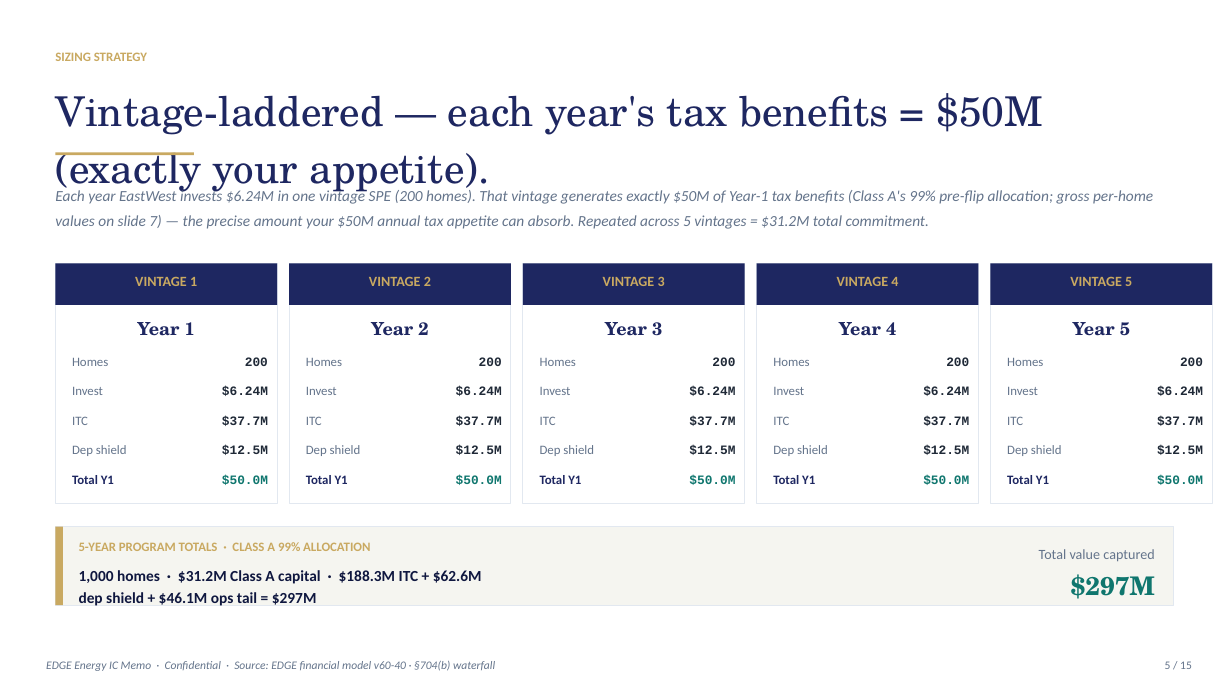
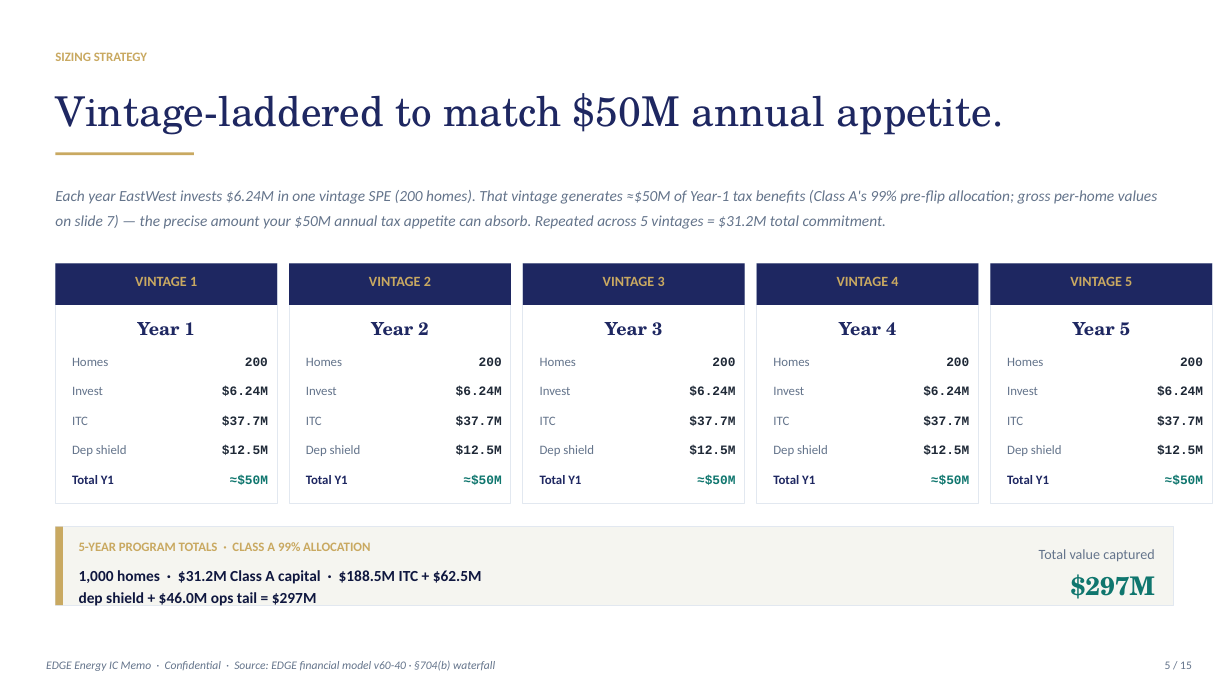
Before and after one commit to allurecg/Financial-Model, a slide deck: slide 5 of EDGE-EastWest-Bank-TaxEquity-IC-Memo.pptx. Drawn at 1232x693 pixels with LibreOffice and Linux fonts; fonts in the diff are those of the drawing. Boxes give left, top, right and bottom in pixels: in the first picture for what was removed or moved away, otherwise in the second. Text is boxed around its words. In the diff, an @@ line names an element or a change of style, - is before the commit and + after.

```diff
--- a/EDGE-EastWest-Bank-TaxEquity-IC-Memo.pptx
+++ b/EDGE-EastWest-Bank-TaxEquity-IC-Memo.pptx
@@ text at <box>55,93,1004,135</box>: text changed @@
-Vintage-laddered — each year's tax benefits = $50M (exactly your appetite).
+Vintage-laddered to match $50M annual appetite.
@@ text at <box>55,190,1158,229</box>: text changed @@
-Each year EastWest invests $6.24M in one vintage SPE (200 homes). That vintage generates exactly $50M of Year-1 tax benefits (Class A's 99% pre-flip allocation; gross per-home values on slide 7) — the precise amount your $50M annual tax appetite can absorb. Repeated across 5 vintages = $31.2M total commitment.
+Each year EastWest invests $6.24M in one vintage SPE (200 homes). That vintage generates ≈$50M of Year-1 tax benefits (Class A's 99% pre-flip allocation; gross per-home values on slide 7) — the precise amount your $50M annual tax appetite can absorb. Repeated across 5 vintages = $31.2M total commitment.
@@ text at <box>230,475,268,485</box>: text changed @@
-$50.0M
+≈$50M
@@ text at <box>463,475,501,485</box>: text changed @@
-$50.0M
+≈$50M
@@ text at <box>697,475,735,485</box>: text changed @@
-$50.0M
+≈$50M
@@ text at <box>931,475,969,485</box>: text changed @@
-$50.0M
+≈$50M
@@ text at <box>1165,475,1203,485</box>: text changed @@
-$50.0M
+≈$50M
@@ text at <box>79,570,482,606</box>: text changed @@
-1,000 homes · $31.2M Class A capital · $188.3M ITC + $62.6M dep shield + $46.1M ops tail = $297M
+1,000 homes · $31.2M Class A capital · $188.5M ITC + $62.5M dep shield + $46.0M ops tail = $297M
```
Also in this commit, not shown: 8 other slides changed, 1 other file.
